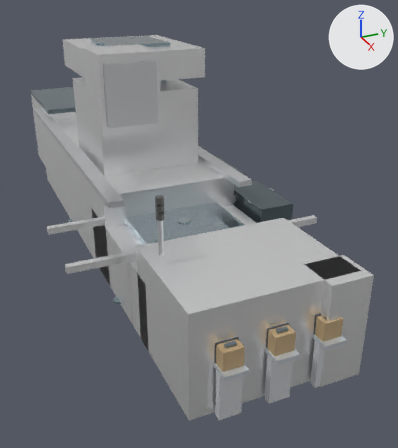
The glTF model public/models/EUV.glb: old version first, new version second.
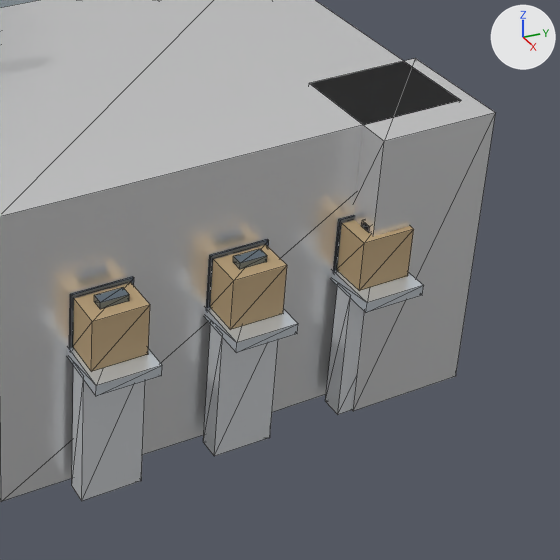
Each version is shown whole from a camera (50 mm lens) standing at (14.96, -4.55, 7.11) and looking at (1.82, 1.36, 0.54), then close up on the part from 47% to 100% of the width and 52% to 99% of the height. Lighting does not change. The marker at upper right points along +X, +Y and +Z. The close-ups show mesh edges as thin lines. Where no turn or scale is listed for an object, it has been applied to the vertices.

The first close-up shows 'p00037', 'p00043', 'p00044', 'p00045', 'p00047', 'p00055', 'p00056', 'p00057', 'p00059', 'p00067', 'p00068', 'p00069', 'p00071', 'p00100'.
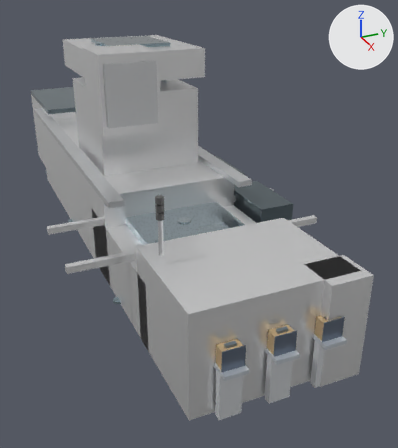
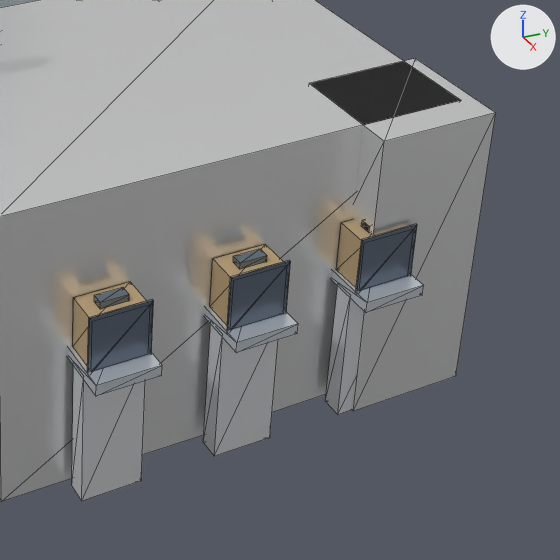
Location of each change, [x1, y1, x2, y2] in pixels of the close-ups (560 x 560 px):
'p00067', mesh moved: before [70, 277, 134, 349]; after [87, 299, 154, 373]
'p00055', mesh moved: before [207, 239, 269, 308]; after [227, 260, 291, 331]
'p00043', mesh moved: before [334, 215, 355, 271]; after [356, 224, 417, 292]
'p00071', unchanged, covered by the edit: before [73, 283, 150, 371]; after [73, 282, 146, 367]
'p00059', unchanged, covered by the edit: before [210, 245, 287, 330]; after [210, 244, 283, 325]
'p00047', unchanged, covered by the edit: before [337, 220, 414, 291]; after [336, 219, 372, 287]

Diff of the bpy script that builds the scene:
```diff
--- a/public/models/EUV.glb.py
+++ b/public/models/EUV.glb.py
@@ me_p00043 @@
 me_p00043.from_pydata(...)  # 8 vertices, 12 faces; spans x 8.2..8.215, y 0.78..1.22, z 1.06..1.5
 # used by ob_p00043; location = (0.0, 0.0, 0.0)
+# me_p00043 part 1: the whole mesh is moved by (0.256, 0.0, 0.0)
 me_p00043.materials.append(mat_material_12)
@@ me_p00055 @@
 me_p00055.from_pydata(...)  # 8 vertices, 12 faces; spans x 8.2..8.215, y -0.22..0.22, z 1.06..1.5
 # used by ob_p00055; location = (0.0, 0.0, 0.0)
+# me_p00055 part 2: the whole mesh is moved by (0.256, 0.0, 0.0)
 me_p00055.materials.append(mat_material_12)
@@ me_p00067 @@
 me_p00067.from_pydata(...)  # 8 vertices, 12 faces; spans x 8.2..8.215, y -1.22..-0.78, z 1.06..1.5
 # used by ob_p00067; location = (0.0, 0.0, 0.0)
+# me_p00067 part 3: the whole mesh is moved by (0.256, 0.0, 0.0)
 me_p00067.materials.append(mat_material_12)
```
